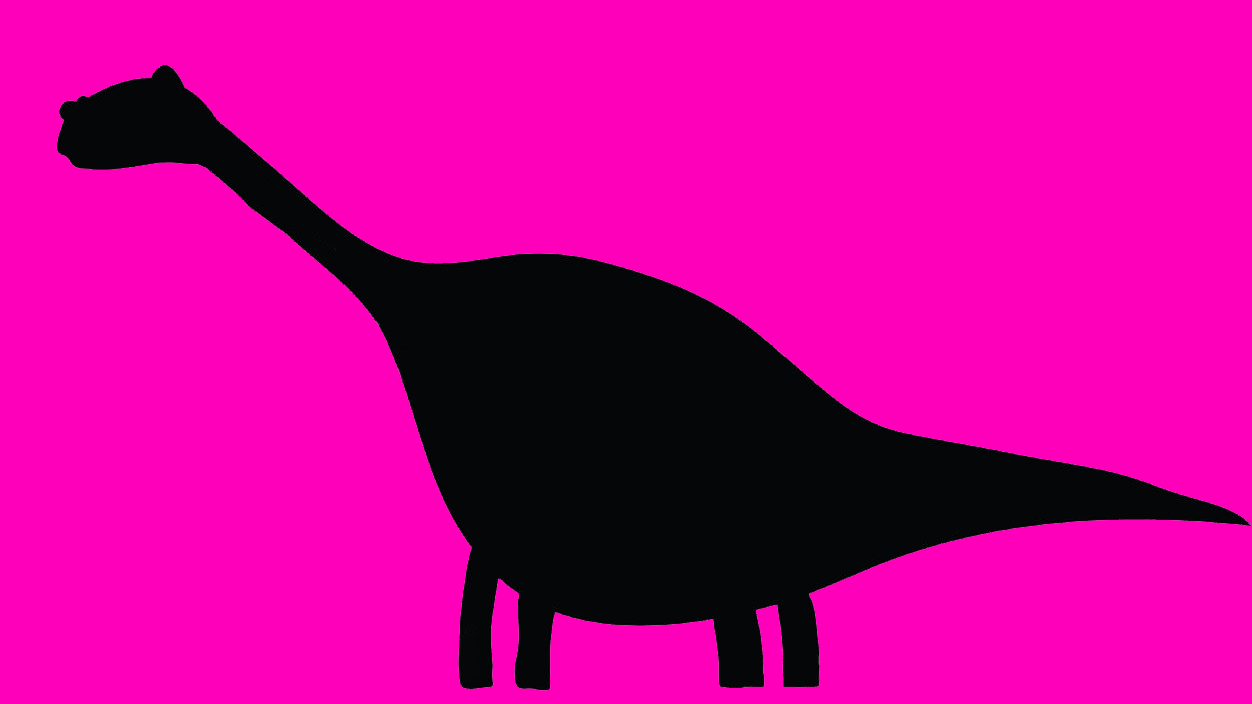
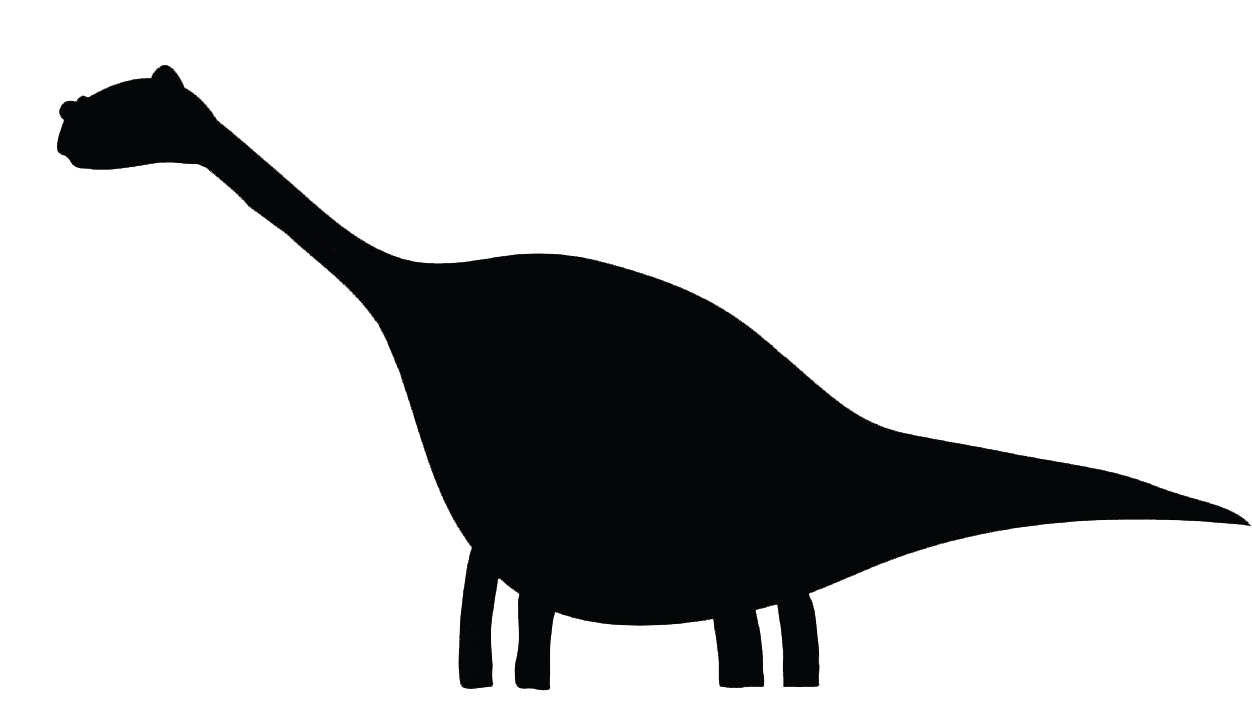
Comparing the layer stacks of the two 1252 × 704 images. Changes:
hid "Layer 1" over [0,0,1252,704]
